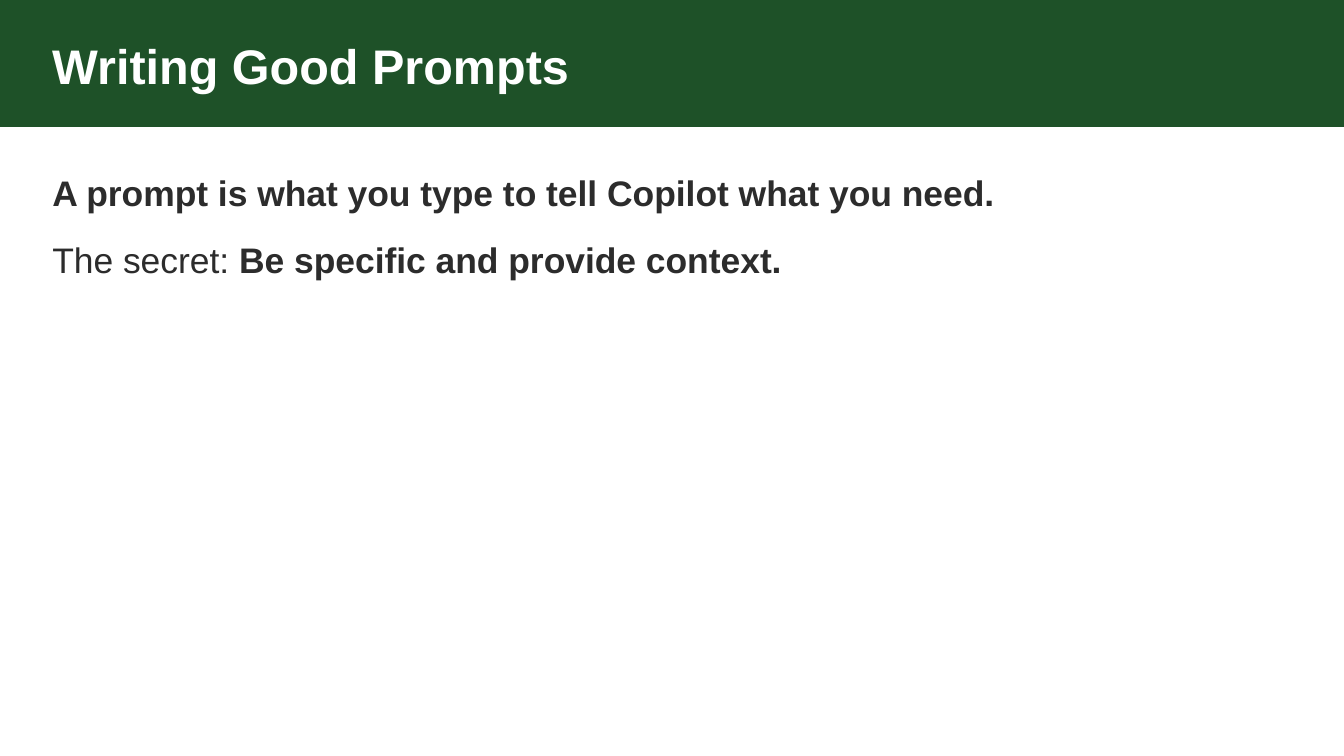
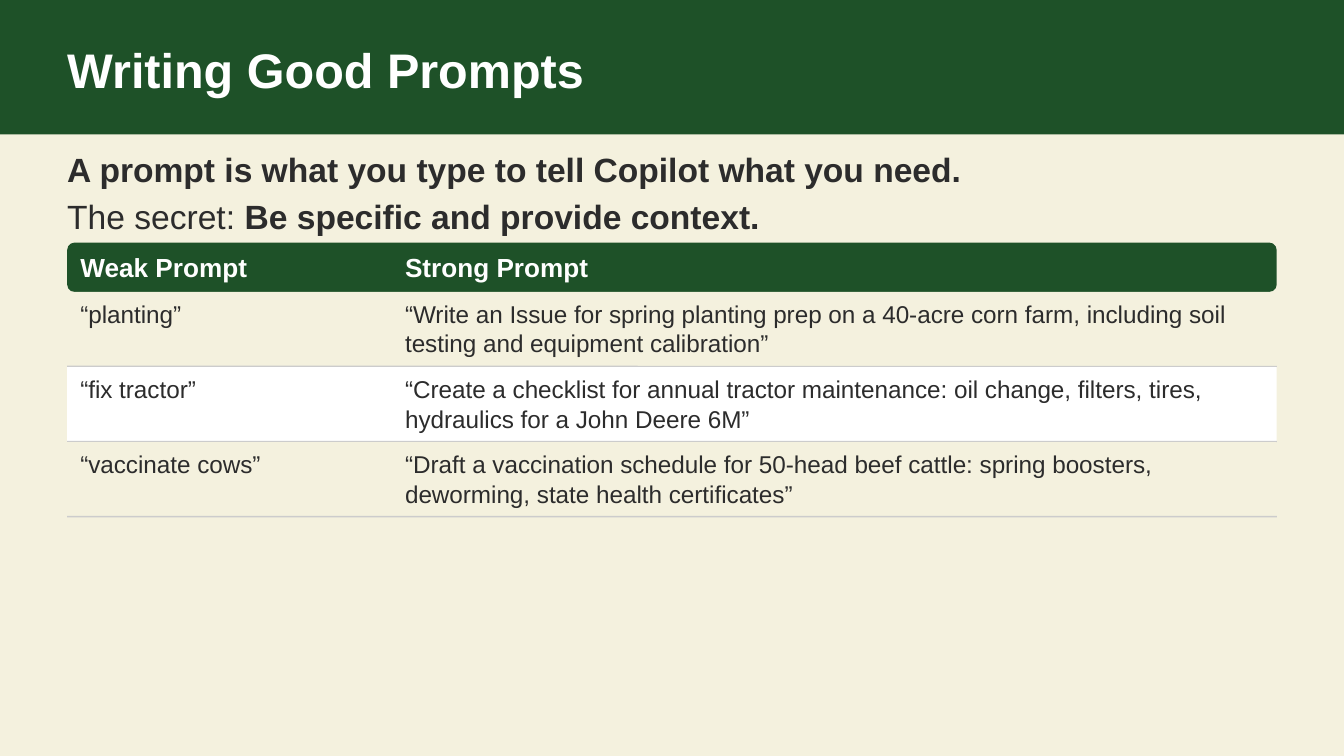
Before and after one commit to zircote/github4farms, a slide deck: slide 9 of sessions/session-10/slides.pptx. Drawn at 1344x756 pixels with LibreOffice and Linux fonts; fonts in the diff are those of the drawing. Boxes give left, top, right and bottom in pixels: in the first picture for what was removed or moved away, otherwise in the second. Text is boxed around its words. In the diff, an @@ line names an element or a change of style, - is before the commit and + after.

Commit message:
build: regenerate all 12 session PPTX decks
Rebuild all slide decks to incorporate HTML quality fixes,
content additions, and layout corrections.

```diff
--- a/sessions/session-10/slides.pptx
+++ b/sessions/session-10/slides.pptx
@@ background #FFFFFF to #F4F1DE @@
@@ rectangle: place and size @@
-rectangle at (0, 0, 1344, 126)
+rectangle at (0, 0, 1344, 134)
@@ text "Writing Good Prompts": place and size @@
-text "Writing Good Prompts" at (52, 49, 569, 94)
+text "Writing Good Prompts" at (67, 53, 584, 97)
@@ text "A prompt is what you ...": place and size @@
-text "A prompt is what you ..." at (52, 180, 994, 214)
+text "A prompt is what you ..." at (67, 157, 961, 188)
@@ text "A prompt is what you ..." at (67, 157, 961, 188): size 19 to 18 pt; line spacing 25.6pt to 1; less space between paragraphs @@
@@ text "The secret: Be specific and ..." at (67, 204, 760, 235): size 19 to 18 pt; line spacing 25.6pt to 1; less space between paragraphs @@
@@ text "The secret: Be specific and ...": place and size @@
-text "The secret: Be specific and ..." at (52, 247, 782, 280)
+text "The secret: Be specific and ..." at (67, 204, 760, 235)
@@ rounded rectangle added at (67, 243, 1277, 293), fill #1E5128 @@
@@ text added at (80, 258, 247, 283), 14 pt, text #FFFFFF, bold @@
+Weak Prompt
@@ text added at (405, 258, 589, 283), 14 pt, text #FFFFFF, bold @@
+Strong Prompt
@@ rectangle added at (67, 292, 1277, 367), fill #F4F1DE @@
@@ text added at (80, 305, 181, 328), 13 pt, text #2C2C2C @@
+“planting”
@@ text added at (405, 305, 1225, 357), 13 pt, text #2C2C2C @@
+“Write an Issue for spring planting prep on a 40-acre corn farm, including soil testing and equipment calibration”
@@ line added from (67, 367) to (1277, 367), #CCCCCC 0.75 pt @@
@@ rectangle added at (67, 367, 1277, 442), fill #FFFFFF @@
@@ text added at (80, 380, 196, 399), 13 pt, text #2C2C2C @@
+“fix tractor”
@@ text added at (405, 380, 1201, 433), 13 pt, text #2C2C2C @@
+“Create a checklist for annual tractor maintenance: oil change, filters, tires, hydraulics for a John Deere 6M”
@@ line added from (67, 442) to (1277, 442), #CCCCCC 0.75 pt @@
@@ rectangle added at (67, 442, 1277, 517), fill #F4F1DE @@
@@ text added at (80, 455, 260, 474), 13 pt, text #2C2C2C @@
+“vaccinate cows”
@@ text added at (405, 455, 1152, 508), 13 pt, text #2C2C2C @@
+“Draft a vaccination schedule for 50-head beef cattle: spring boosters, deworming, state health certificates”
@@ line added from (67, 516) to (1277, 516), #CCCCCC 0.75 pt @@
```
Also in this commit, not shown: 3 other slides changed, 1 slide added, 1 slide removed, 11 other files.
